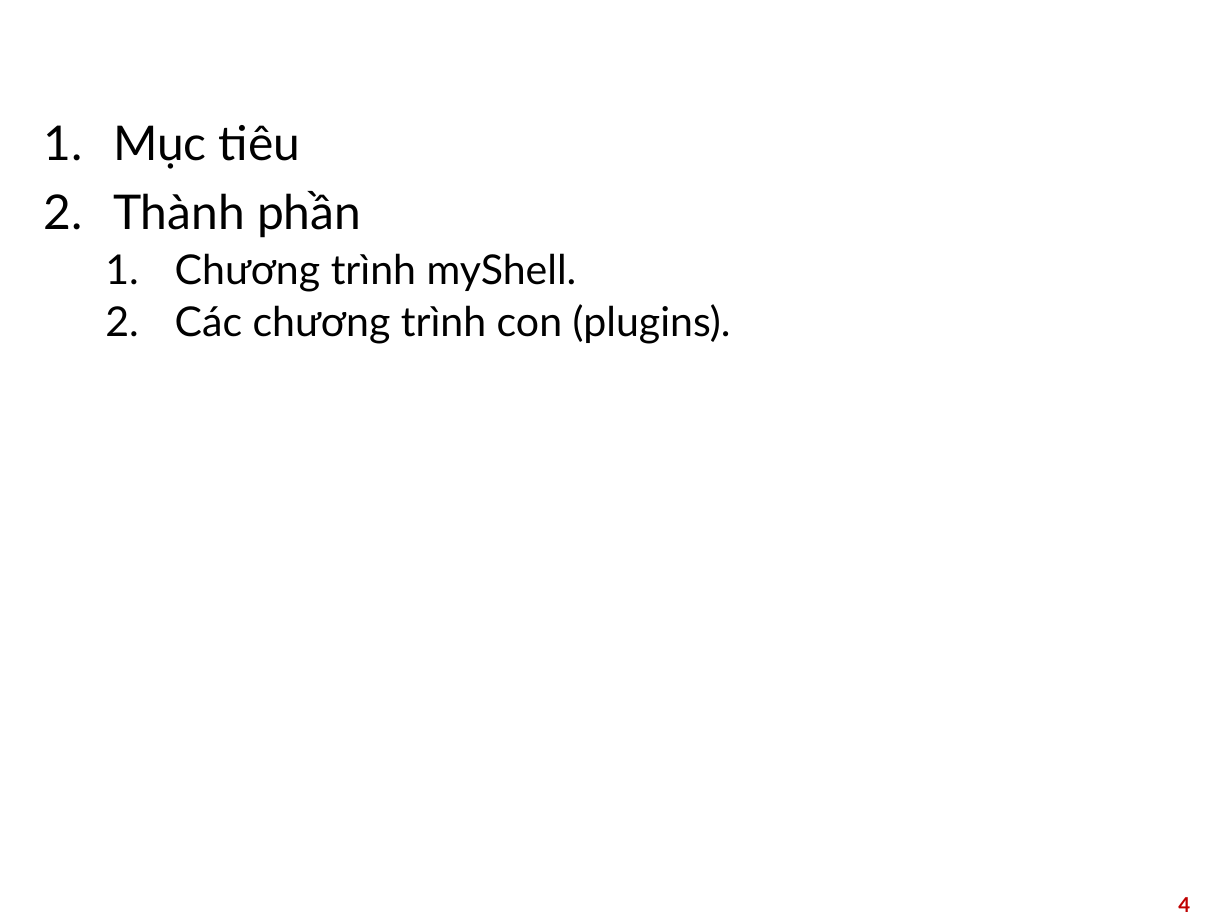
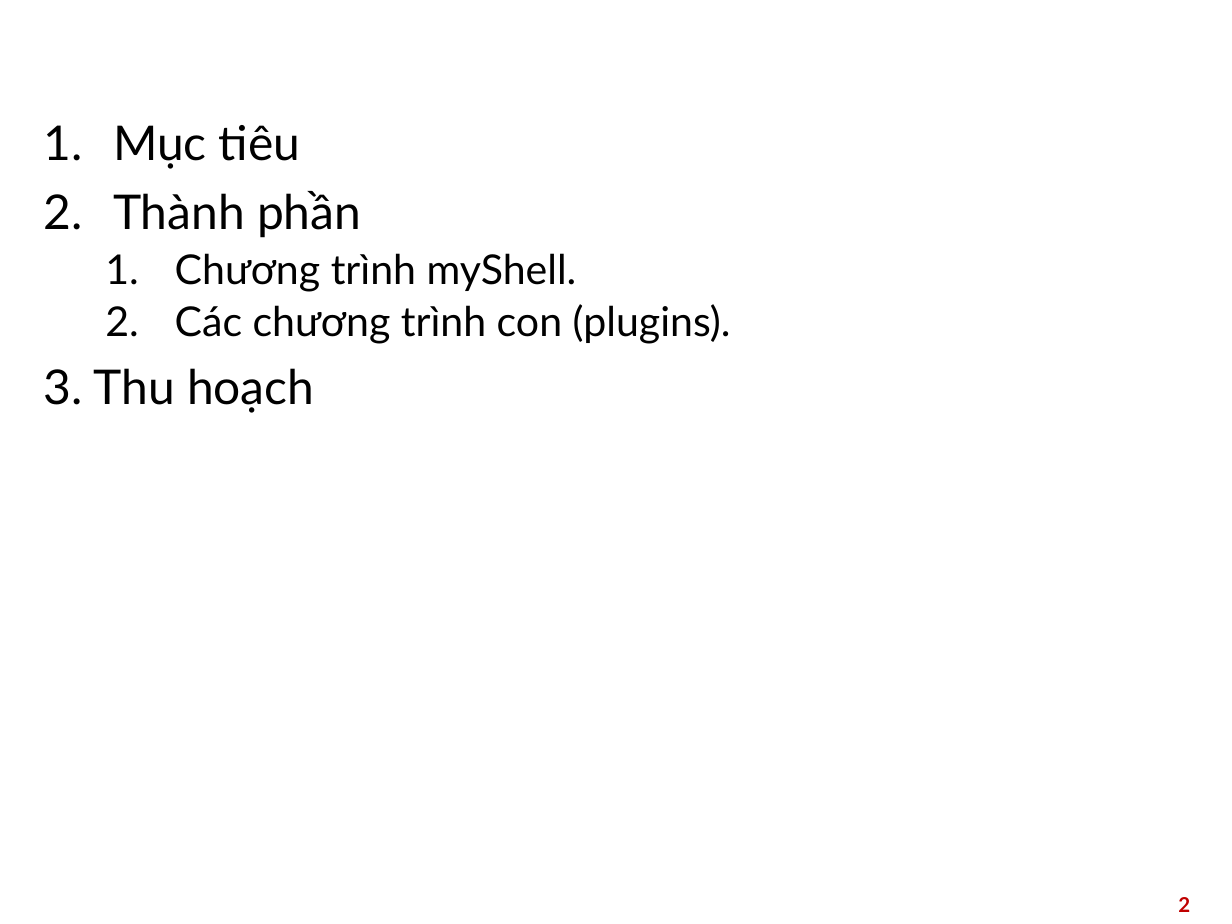
Before and after one commit to Darejkal/NotAShell, a slide deck: slide 2 of slide/HDH.pptx (slide 4 before the commit). Drawn at 1232x924 pixels with LibreOffice and Linux fonts; fonts in the diff are those of the drawing; background and template pictures are left out. Boxes give left, top, right and bottom in pixels: in the first picture for what was removed or moved away, otherwise in the second. Text is boxed around its words. In the diff, an @@ line names an element or a change of style, - is before the commit and + after.

```diff
--- a/slide/HDH.pptx
+++ b/slide/HDH.pptx
@@ text at box(44, 368, 314, 413): paragraph added @@
+3. Thu hoạch
@@ page number at box(1178, 897, 1190, 912): text changed @@
-4
+2
```
Also in this commit, not shown: 8 other slides changed, 12 slides added, 3 slides removed, 22 other files.
